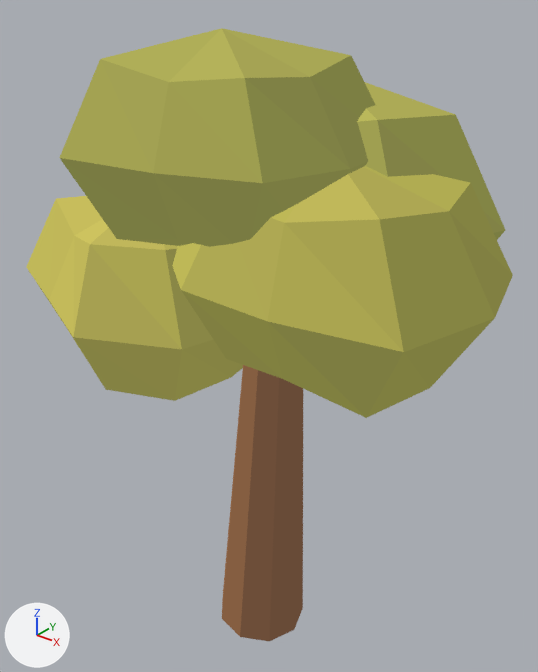
A saved change to the glTF model assets/models/forage_6_summer.glb.
One viewpoint serves both versions: a 50 mm camera at (2.29, -2.78, 3.7) aimed at (-0.1, 0.21, 1.85). The axes (+X, +Y, +Z) are drawn at lower left. The lights are the same throughout. The older version comes first. Vertices at exactly the same position are counted once.

Objects in the first picture: 'Rohstoff 6 · summer'.
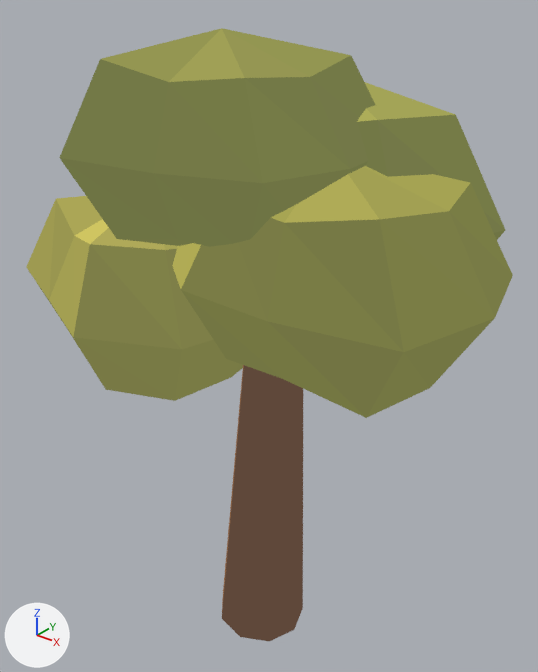
Changed parts and their boxes (x1, y1, x2, y2) in the pictures (538 x 672 px):
part 1 of me_rohstoff_6___summer, recoloured: (26, 28, 470, 349) in both
part 2 of me_rohstoff_6___summer, recoloured (yellow to dark yellow): (36, 56, 505, 609) in both
part 3 of me_rohstoff_6___summer, recoloured: (222, 365, 303, 641) in both
part 4 of me_rohstoff_6___summer, edited (looks the same): (60, 158, 505, 418) in both

Patch to the scene script:
```diff
--- a/assets/models/forage_6_summer.glb.py
+++ b/assets/models/forage_6_summer.glb.py
@@ me_rohstoff_6___summer @@
 me_rohstoff_6___summer.from_pydata(...)  # 134 vertices, 248 faces; spans x -1.46..1.3, y -0.84..1.15, z -0.01..3.5
 # used by ob_rohstoff_6___summer; location = (0.0, 0.0, 0.0)
+# me_rohstoff_6___summer part 1: 73 faces centred in x -1.33..0.84, y -0.65..1.07, z 1.86..3.41 are repainted in the vertex colours; the middle colour goes from yellow #b2ad56 to yellow #c0b95d
+# me_rohstoff_6___summer part 2: 108 faces centred in x -1.18..1.18, y -0.76..1.0, z 0.75..3.24 are repainted in the vertex colours; the middle colour goes from yellow #848143 to dark yellow #787a47
+# me_rohstoff_6___summer part 3: 19 faces centred in x -0.21..0.25, y -0.22..0.21, z -0.01..1.5 are repainted in the vertex colours; the middle colour goes from brown #684b37 to brown #5f483a
+# me_rohstoff_6___summer part 4: 48 faces centred in x -0.5..0.94, y -0.75..1.08, z 0.76..2.89 are repainted in the vertex colours; the middle colour goes from dark yellow #797c42 to dark yellow #6e7444
 me_rohstoff_6___summer.materials.append(mat_gebackenes_sonnenlicht)
```
